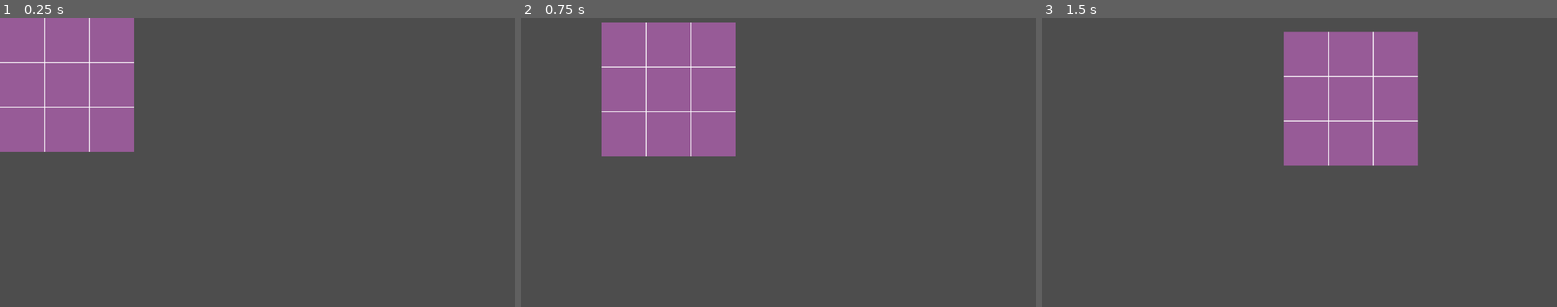
Above: before the commit, frames 1-3 (left to right).
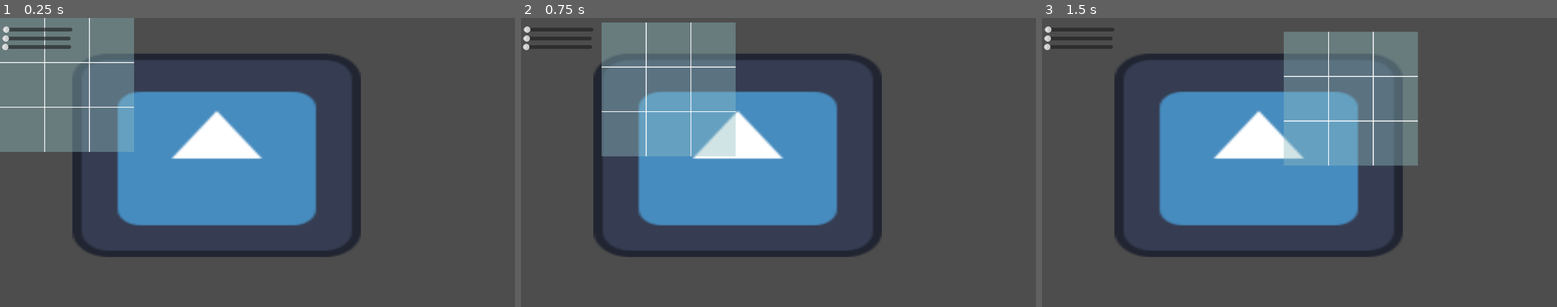
Above: after the commit, the same moments.

Repository: Cocotrilito/Zhaba-Shot
Game: Godot game, scene res://scenes/camera_mode/CameraMode.tscn
Same seed, same stepped clock (60 frames per second), same inputs: the game is played once before the commit and once after it. This scene is started directly instead of the project's main scene. The engine's default icon, where the game draws it, is replaced by a stand-in: a white triangle on a blue panel in a dark square.
Inputs (mouse positions are in pixels of both pictures, inside the frame that each line leads up to):
- Up to frame 1 (0.25 s): no input
- Up to frame 2 (0.75 s): tap Enter at 0.5 s; drag from (587, 84) to (830, 98) at 0.52 s
- Up to frame 3 (1.5 s): tap Space at 1.25 s; drag from (1196, 176) to (1273, 220) at 1.27 s

The runs differ from the first frame. In frame 1, 33% of the frame differs, in the area x 0-71%, y 0-83%; in frame 2, 30%; in frame 3, 30%.

Commit message:
ShutterSlider fixed

Diff:
--- /dev/null
+++ b/scenes/camera_mode/CameraMode.gdshader
@@ -0,0 +1,14 @@
+shader_type canvas_item;
+
+uniform float blur_amount : hint_range(0.0, 0.2) = 0.0;
+
+void fragment() {
+	vec4 color = vec4(0.0);
+	int samples = 8;
+	for (int i = 0; i < samples ; i++) {
+		float offset = float(i) / float(samples) - 0.5;
+		color += texture(TEXTURE, UV + vec2(offset * blur_amount, 0.0));
+
+	}
+	COLOR = color / float(samples);
+}
--- a/scenes/camera_mode/CameraMode.tscn
+++ b/scenes/camera_mode/CameraMode.tscn
@@ -1,14 +1,50 @@
 [gd_scene format=3 uid="uid://bibmmjmwt604c"]
 
 [ext_resource type="Script" uid="uid://cktdc32881n6x" path="res://scripts/frameRect.gd" id="1_lpw30"]
+[ext_resource type="Script" uid="uid://bh1312nidoc0m" path="res://scripts/CameraMode.gd" id="1_q1sx6"]
+[ext_resource type="Shader" uid="uid://pt8hqmdr371g" path="res://scenes/camera_mode/CameraMode.gdshader" id="2_q4hjm"]
+[ext_resource type="Texture2D" uid="uid://hpb5p2ymwgrv" path="res://icon.svg" id="3_qejjj"]
+
+[sub_resource type="ShaderMaterial" id="ShaderMaterial_qejjj"]
+shader = ExtResource("2_q4hjm")
+shader_parameter/blur_amount = 0.0
 
 [node name="camera mode" type="Node2D" unique_id=1996290611]
+script = ExtResource("1_q1sx6")
 
 [node name="SceneBackground" type="Sprite2D" parent="." unique_id=708845342]
+material = SubResource("ShaderMaterial_qejjj")
+position = Vector2(485, 308)
+scale = Vector2(5.0390625, 3.5625)
+texture = ExtResource("3_qejjj")
 
 [node name="FrameRect" type="ColorRect" parent="." unique_id=1433506176]
 custom_minimum_size = Vector2(300, 300)
 offset_right = 40.0
 offset_bottom = 40.0
-color = Color(1, 0.43529412, 1, 0.41568628)
+color = Color(0.56301695, 0.7396357, 0.75621784, 0.41568628)
 script = ExtResource("1_lpw30")
+
+[node name="ApertureSlider" type="HSlider" parent="." unique_id=467043713]
+offset_left = 5.0
+offset_top = 18.0
+offset_right = 162.0
+offset_bottom = 34.0
+value = 1.0
+
+[node name="ShutterSlider" type="HSlider" parent="." unique_id=447111033]
+offset_left = 4.0
+offset_top = 38.0
+offset_right = 158.0
+offset_bottom = 54.0
+value = 1.0
+
+[node name="ISOSlider" type="HSlider" parent="." unique_id=569981968]
+offset_left = 4.0
+offset_top = 57.0
+offset_right = 159.0
+offset_bottom = 73.0
+min_value = 1.0
+value = 1.0
+
+[connection signal="changed" from="ApertureSlider" to="." method="_on_aperture_slider_changed"]
--- /dev/null
+++ b/scripts/CameraMode.gd
@@ -0,0 +1,18 @@
+extends Node2D
+
+@onready var background = $SceneBackground
+@onready var aperture_slider = $ApertureSlider
+@onready var shutter_slider = $ShutterSlider
+@onready var iso_slider = $ISOSlider
+
+func _ready():
+	aperture_slider.value_changed.connect(_on_settings_changed)
+	shutter_slider.value_changed.connect(_on_settings_changed)
+	iso_slider.value_changed.connect(_on_settings_changed)
+
+func _on_settings_changed(_value):
+	var brightness = aperture_slider.value / 50.0
+	background.modulate = Color(brightness, brightness, brightness)
+
+	var blur = (100 - shutter_slider.value) / 100.0 * 0.02
+	background.material.set_shader_parameter("blur_amount", blur)
Not shown, added: scenes/camera_mode/CameraMode.gdshader.uid
Not shown, added: scripts/CameraMode.gd.uid
